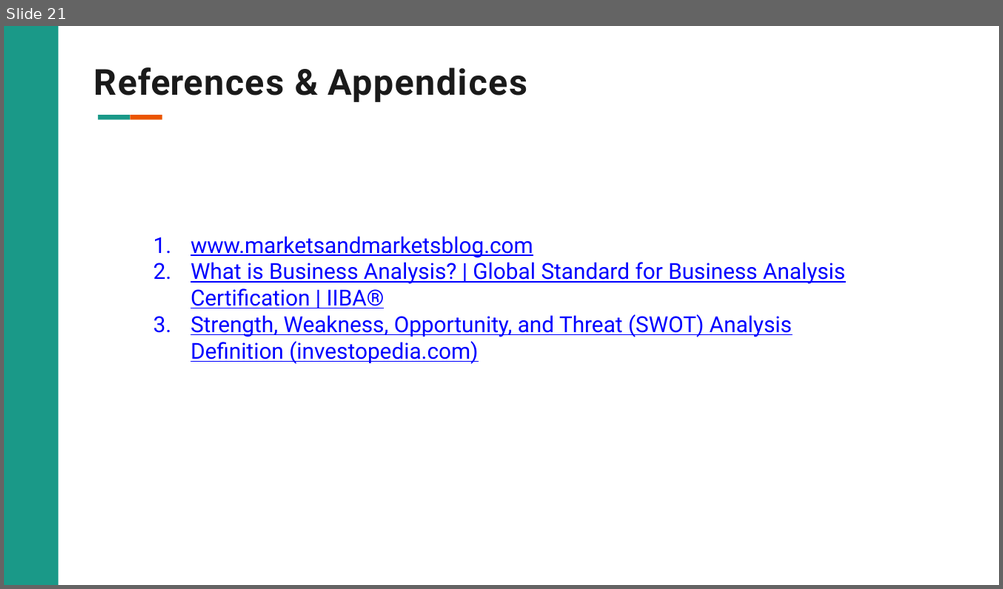
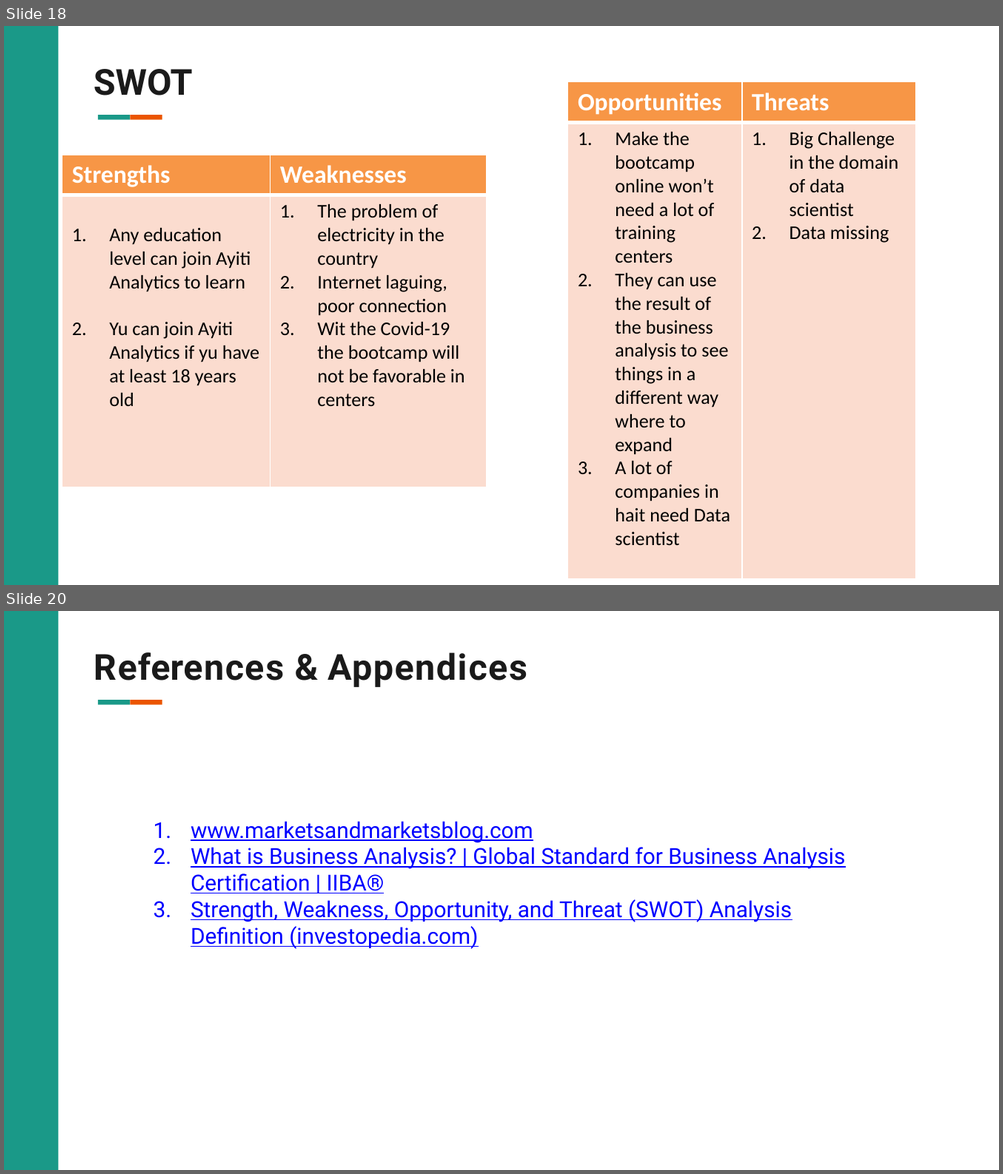
Before and after one commit to wizking-code/Mini-Project, a slide deck: Mini Project.pptx. Shown one above the other, each under a label of ours: slide 21 before the commit, slides 18 and 20 after it; the slides between them are not shown. The pictures are 1003x589 and 1003x1174 pixels, drawn with LibreOffice and Linux fonts; fonts in the diff are those of the drawing; background and template pictures are left out. Boxes give left, top, right and bottom in pixels: in the first picture for what was removed or moved away, otherwise in the second. Text is boxed around its words. In the diff, an @@ line names an element or a change of style, - is before the commit and + after.

```diff
--- a/Mini Project.pptx
+++ b/Mini Project.pptx
@@ slide 18 added at box(4, 26, 999, 585), background #FFFFFF; not listed: 3 template elements that a slide beside it also shows @@
@@ title added at box(94, 69, 193, 96), 26 pt, text #1A1A1A, bold @@
+SWOT
@@ table added at box(568, 82, 916, 572), 2 rows, 2 columns @@
+Opportunities | Threats
+Make the bootcamp online won’t need a lot of training centers / They can use the result of the business analysis to see things in a different way where to expand / A lot of companies in hait need Data scientist | Big Challenge in the domain of data scientist / Data missing
@@ table added at box(62, 154, 486, 483), 2 rows, 2 columns @@
+Strengths | Weaknesses
+Any education level can join Ayiti Analytics to learn / Yu can join Ayiti Analytics if yu have at least 18 years old | The problem of electricity in the country / Internet laguing, poor connection / Wit the Covid-19 the bootcamp will not be favorable in centers
@@ what was slide 21 is now slide 20 @@
```
Also in this commit, not shown: 5 slides changed, 2 slides removed.
